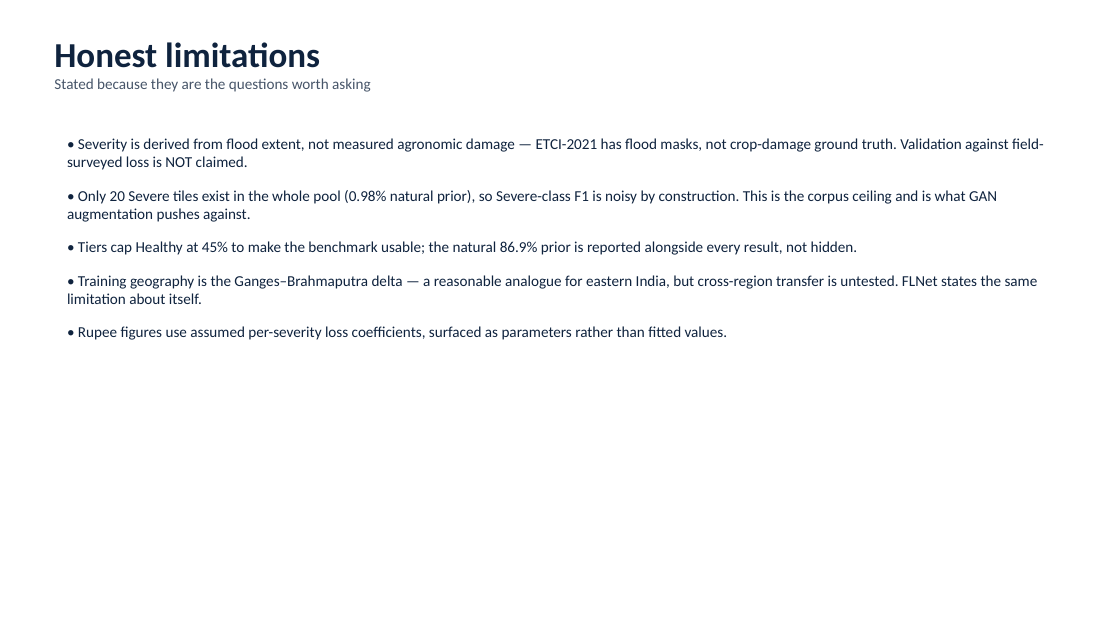
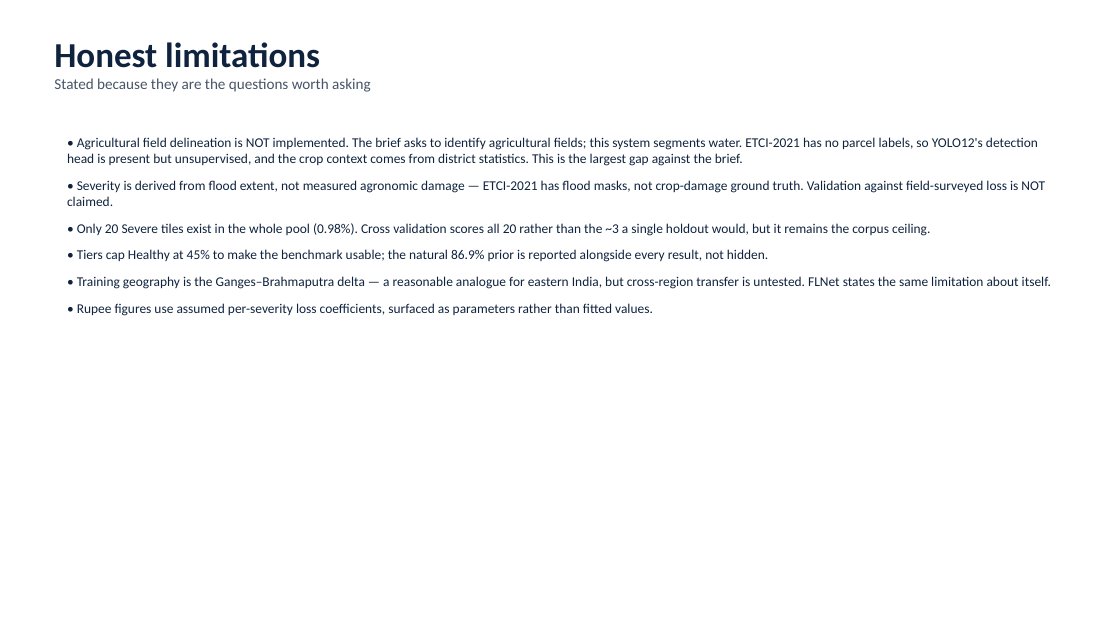
Before and after one commit to tejgokani/flood-crop-damage-ai, a slide deck: slide 15 of slides/Techathon_PS6.pptx (slide 12 before the commit). Drawn at 1120x630 pixels with LibreOffice and Linux fonts; fonts in the diff are those of the drawing. Boxes give left, top, right and bottom in pixels: in the first picture for what was removed or moved away, otherwise in the second. Text is boxed around its words. In the diff, an @@ line names an element or a change of style, - is before the commit and + after.

Commit message:
feat(report,slides): cross-validated results, merged across separately-run models
cv_report.load() now assembles from the per-model cv_<model>.json files, which are rewritten
after every fold. The two models do not cost the same per epoch -- CNN+LSTM runs at 146s/epoch
against YOLO12's 55s -- so matching their epoch budgets means running them with different
wall-clock caps, and a split run must be indistinguishable from a single one. It also means an
interrupted run still reports whatever completed.

Slide deck rebuilt around the cross-validated numbers, with a new slide making the central
point explicit: the problem was memorisation, not architecture, and the fix list deliberately
does not include 'train longer'.

```diff
--- a/slides/Techathon_PS6.pptx
+++ b/slides/Techathon_PS6.pptx
@@ text at bbox=[67, 137, 1038, 166]: paragraph added @@
+• Agricultural field delineation is NOT implemented. The brief asks to identify agricultural fields; this system segments water. ETCI-2021 has no parcel labels, so YOLO12's detection head is present but unsupervised, and the crop context comes from district statistics. This is the largest gap against the brief.
@@ text at bbox=[67, 180, 1051, 316]: size 13 to 11.5 pt in "• Severity is derived from flood extent, ...", "• Tiers cap Healthy at 45% to ...", "• Training geography is the Ganges–Brahmaputra delta ...", "• Rupee figures use assumed per-severity loss ..."; less space between paragraphs @@
@@ text at bbox=[77, 223, 930, 236]: text changed; size 13 to 11.5 pt @@
-• Only 20 Severe tiles exist in the whole pool (0.98% natural prior), so Severe-class F1 is noisy by construction. This is the corpus ceiling and is what GAN augmentation pushes against.
+• Only 20 Severe tiles exist in the whole pool (0.98%). Cross validation scores all 20 rather than the ~3 a single holdout would, but it remains the corpus ceiling.
```
Also in this commit, not shown: 1 other slide changed, 5 slides added, 2 slides removed, 3 other files.
